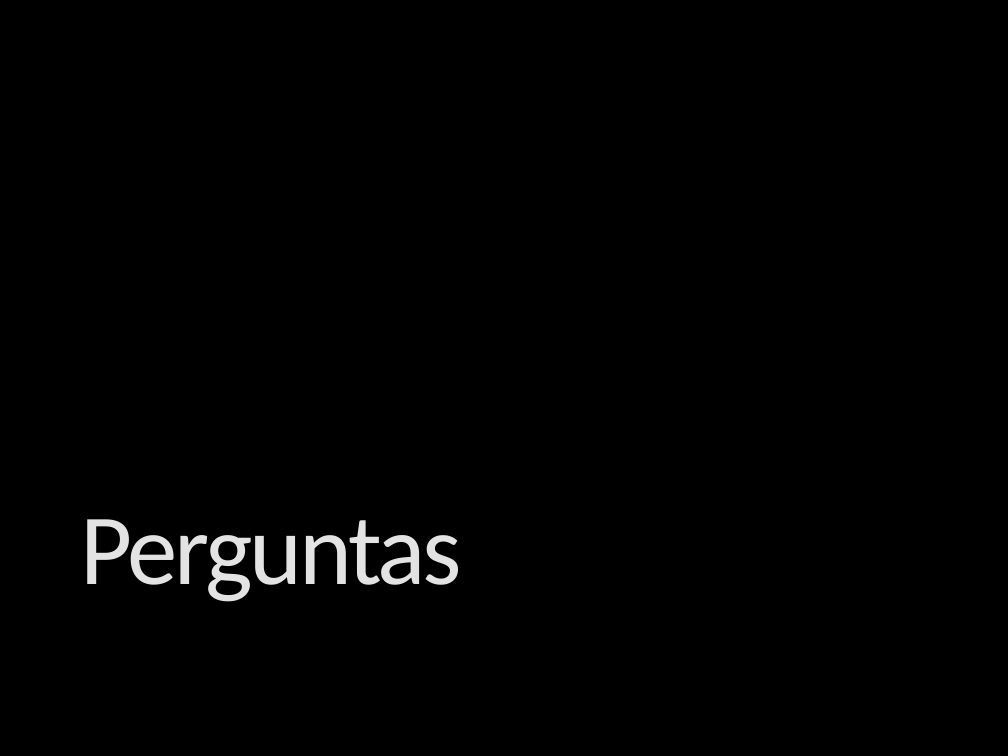
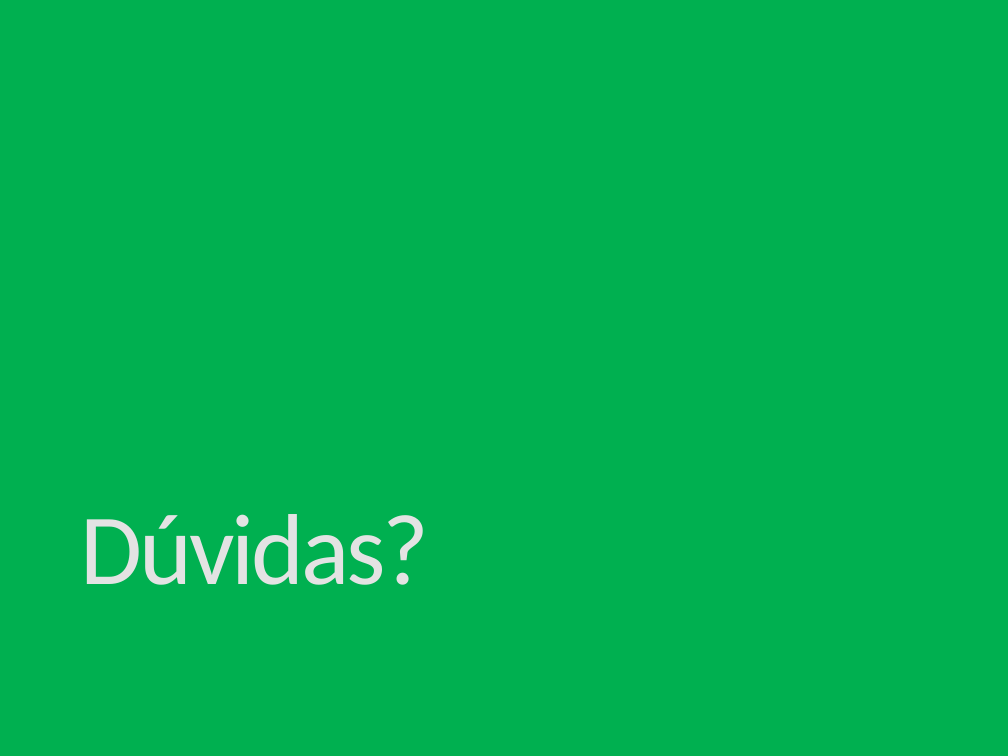
Before and after one commit to ivanpaulovich/event-sourcing-jambo, a slide deck: slide 25 of docs/Princípios SOLID de OO usando .NET.pptx. Drawn at 1008x756 pixels with LibreOffice and Linux fonts; fonts in the diff are those of the drawing; background and template pictures are left out. Boxes give left, top, right and bottom in pixels: in the first picture for what was removed or moved away, otherwise in the second. Text is boxed around its words. In the diff, an @@ line names an element or a change of style, - is before the commit and + after.

```diff
--- a/docs/Princípios SOLID de OO usando .NET.pptx
+++ b/docs/Princípios SOLID de OO usando .NET.pptx
@@ background picture (left out) to #00B050 @@
@@ title at (81,514,430,585): text changed @@
-Perguntas
+Dúvidas?
```
Also in this commit, not shown: 6 other slides changed, 1 other file.
